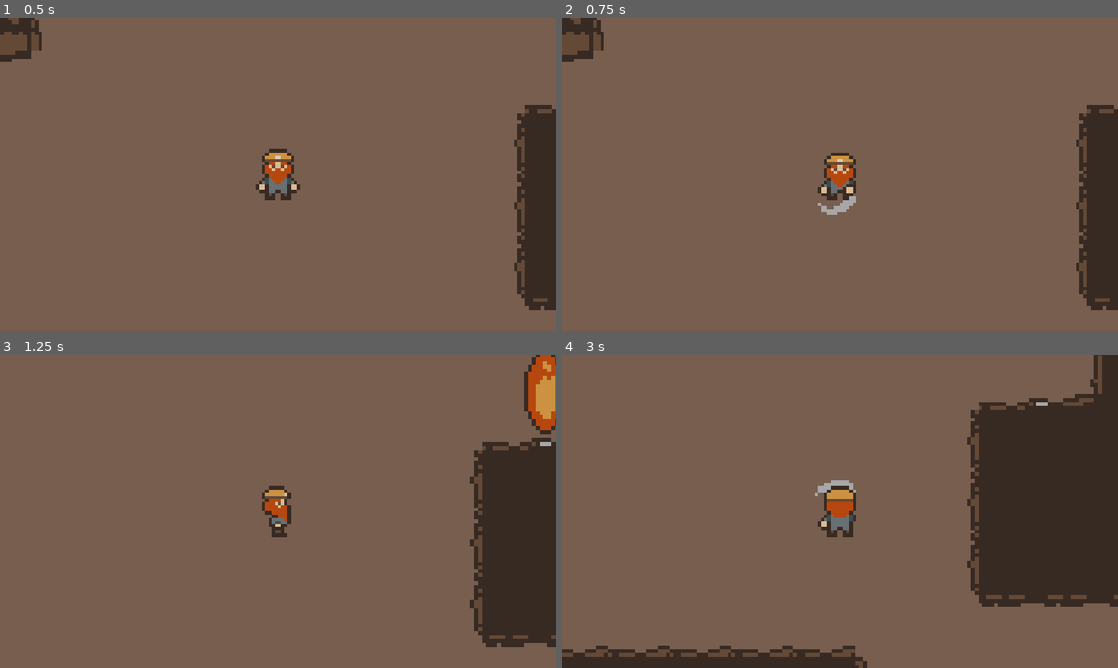
Above: before the commit, frames 1-4 (two rows, left to right).
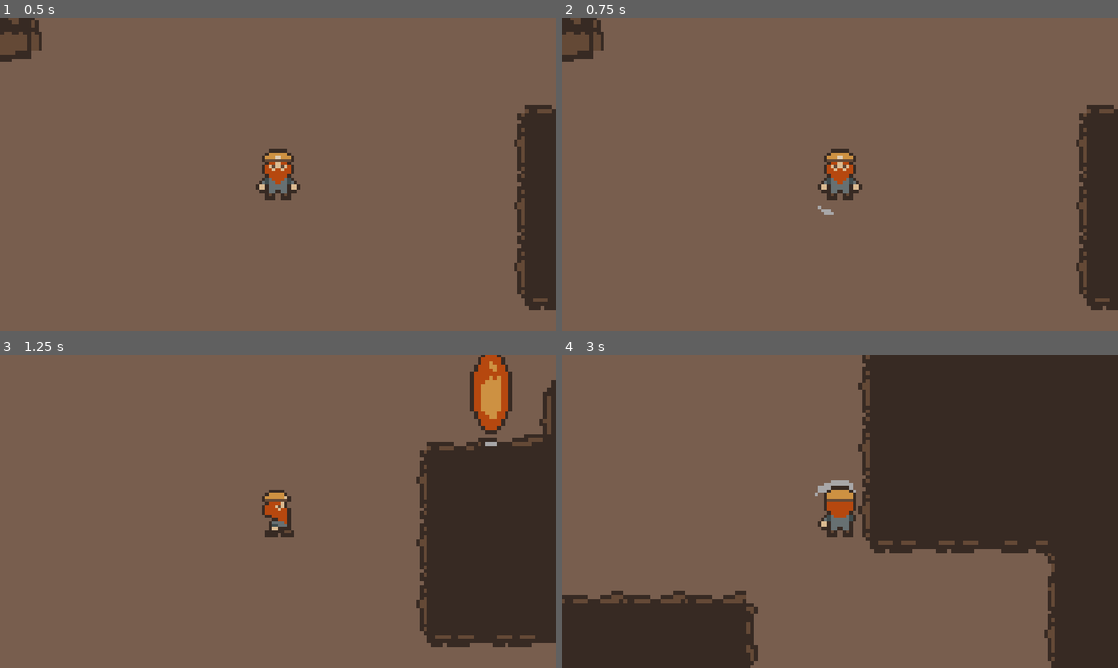
Above: after the commit, the same moments.

Repository: Stanlee1234/Beneath-the-Rubble
Game: Godot game, scene res://Scenes/game.tscn
The game is run twice, just before and just after one commit, with the same random seed, the same clock (stepped at 60 frames per second) and the same inputs.
Inputs:
- Up to frame 1 (0.5 s): no input
- Up to frame 2 (0.75 s): tap Enter at 0.5 s; hold Right (ui_right) from 0.53 s (still down); hold . (attack) from 0.53 s (still down)
- Up to frame 3 (1.25 s): keep holding Right (ui_right); keep holding . (attack)
- Up to frame 4 (3 s): release Right (ui_right) at 1.28 s; release . (attack) at 1.28 s; hold Down (ui_down) 1.28-2.03 s; tap . (attack) at 1.35, 2.85 s; hold Right (ui_right) 2.03-2.78 s; hold . (attack) 2.03-2.78 s; hold Up (ui_up) from 2.78 s (still down)

Frame 1 is identical in both runs. In frame 2, 0.7% of the frame differs, in the area x 46-54%, y 41-63%; in frame 3, 10%; in frame 4, 27%, in the area x 0-100%, y 0-100%.

Commit message:
boosted attack speed

Diff:
--- a/Scenes/player.tscn
+++ b/Scenes/player.tscn
@@ -173,7 +173,7 @@
 }],
 "loop": false,
 "name": &"swingDown",
-"speed": 8.0
+"speed": 16.0
 }, {
 "frames": [{
 "duration": 1.0,
